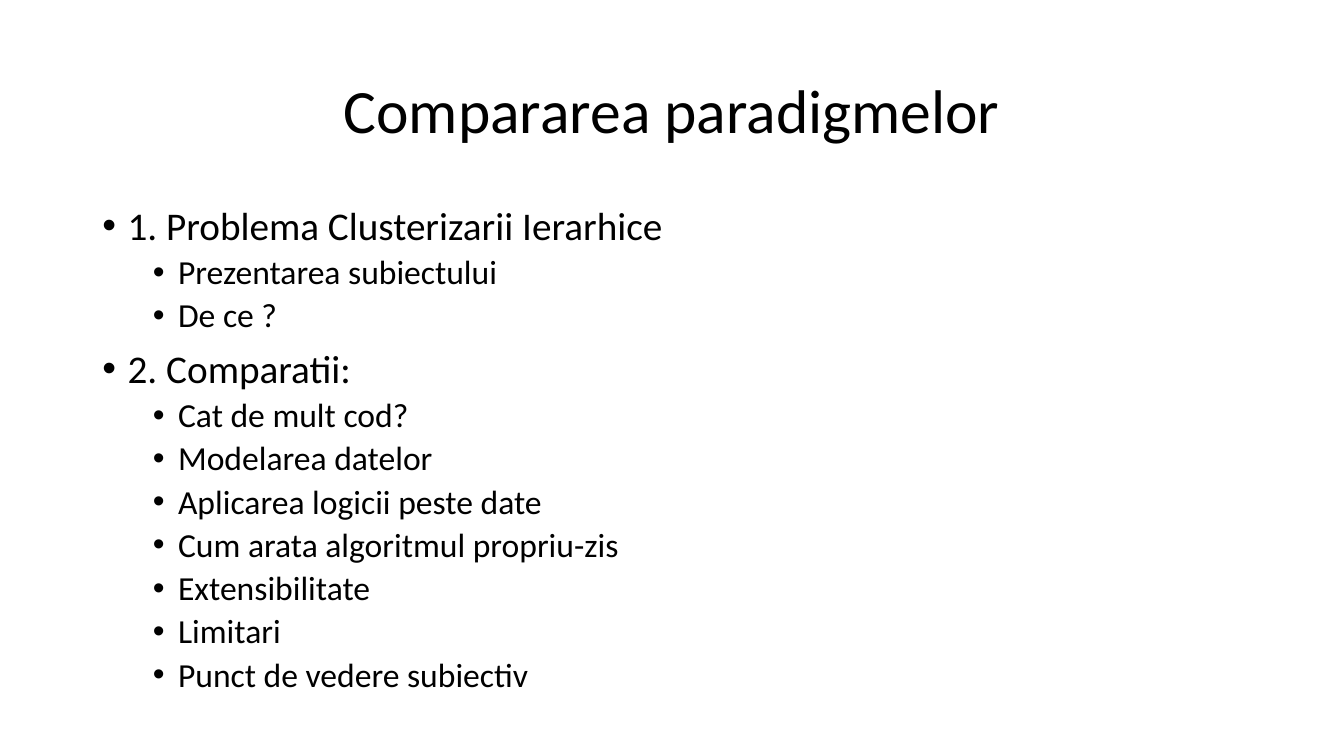
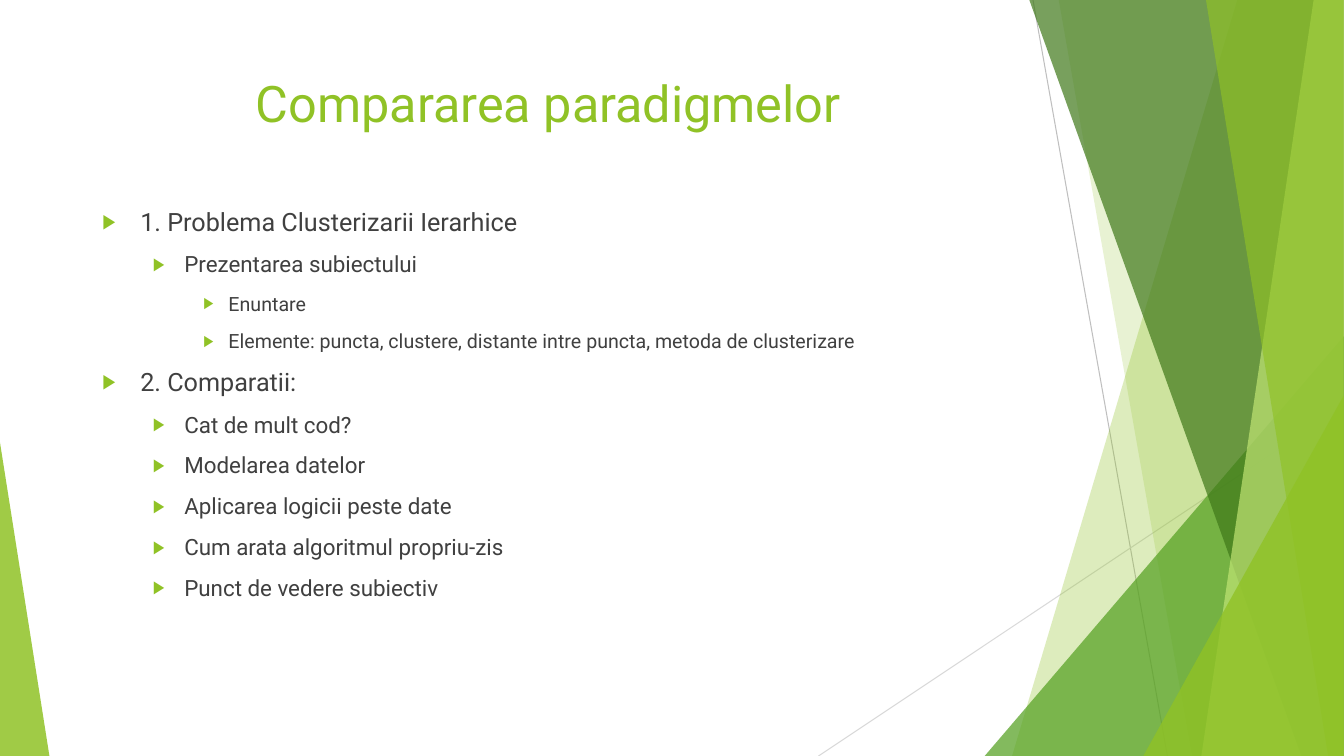
Before and after one commit to robertbutacu/bachelor-degree-work, a slide deck: slide 4 of presentation.pptx (slide 3 before the commit). Drawn at 1344x756 pixels with LibreOffice and Linux fonts; fonts in the diff are those of the drawing. Boxes give left, top, right and bottom in pixels: in the first picture for what was removed or moved away, otherwise in the second. Text is boxed around its words. In the diff, an @@ line names an element or a change of style, - is before the commit and + after.

```diff
--- a/presentation.pptx
+++ b/presentation.pptx
@@ title "Compararea paradigmelor" moved from (x1=344, y1=90, x2=999, y2=144) to (x1=256, y1=84, x2=841, y2=133) @@
@@ title "Compararea paradigmelor" at (x1=256, y1=84, x2=841, y2=133): size 44 to 36 pt, font Calibri to Roboto, text colour #000000 to #90C226; line spacing 0.9 to 1; vertical alignment middle to top @@
@@ text at (x1=140, y1=212, x2=517, y2=596): size 28 to 18 pt in "1. Problema Clusterizarii Ierarhice", "2. Comparatii:"; font Calibri to Roboto, text colour #000000 to #404040 in "1. Problema Clusterizarii Ierarhice", "Prezentarea subiectului", "2. Comparatii:", "Cat de mult cod?" and 4 more places; size 24 to 16 pt in "Prezentarea subiectului", "Cat de mult cod?", "Modelarea datelor", "Aplicarea logicii peste date" and 2 more places; bullet • to ▶; line spacing 0.9 to 1; more space between paragraphs @@
@@ text at (x1=228, y1=297, x2=854, y2=352): text changed; size 24 to 14 pt; font Calibri to Roboto; text colour #000000 to #404040 @@
-  • De ce ?
+    ▶ Enuntare
+    ▶ Elemente: puncta, clustere, distante intre puncta, metoda de clusterizare
@@ group added at (x1=0, y1=0, x2=1344, y2=756): 5 freeform shapes, 3 triangles, 2 lines @@
@@ text at (x1=178, y1=576, x2=370, y2=644): paragraphs removed @@
-  • Extensibilitate
-  • Limitari
```
Also in this commit, not shown: 7 other slides changed, 4 slides added, 4 slides removed.
